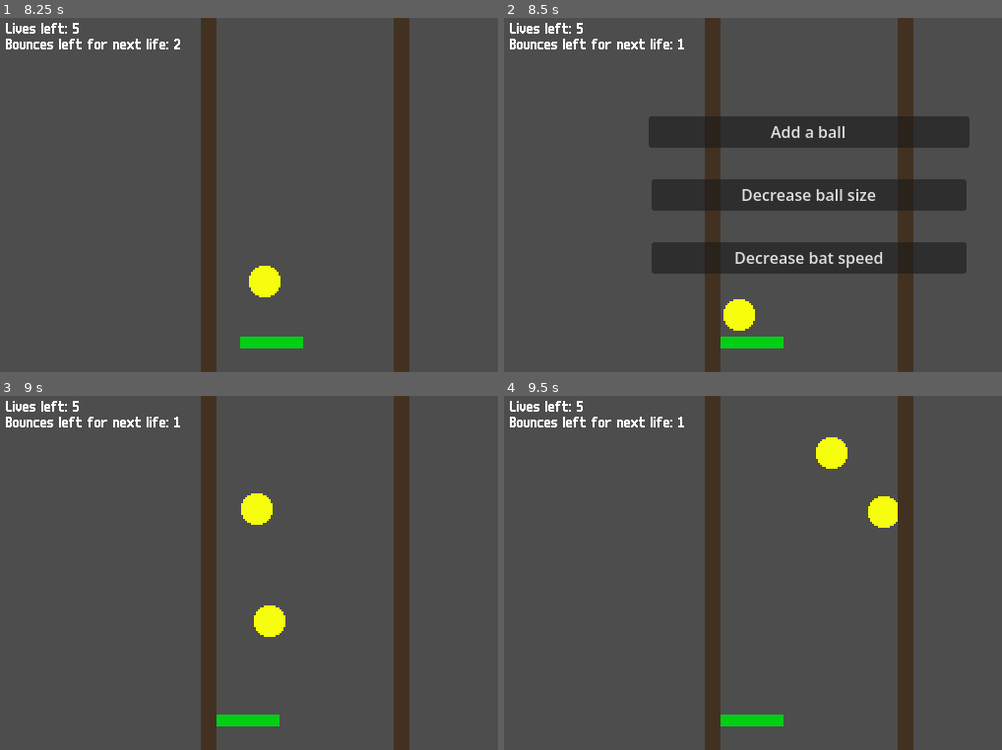
Above: before the commit, frames 1-4 (two rows, left to right).
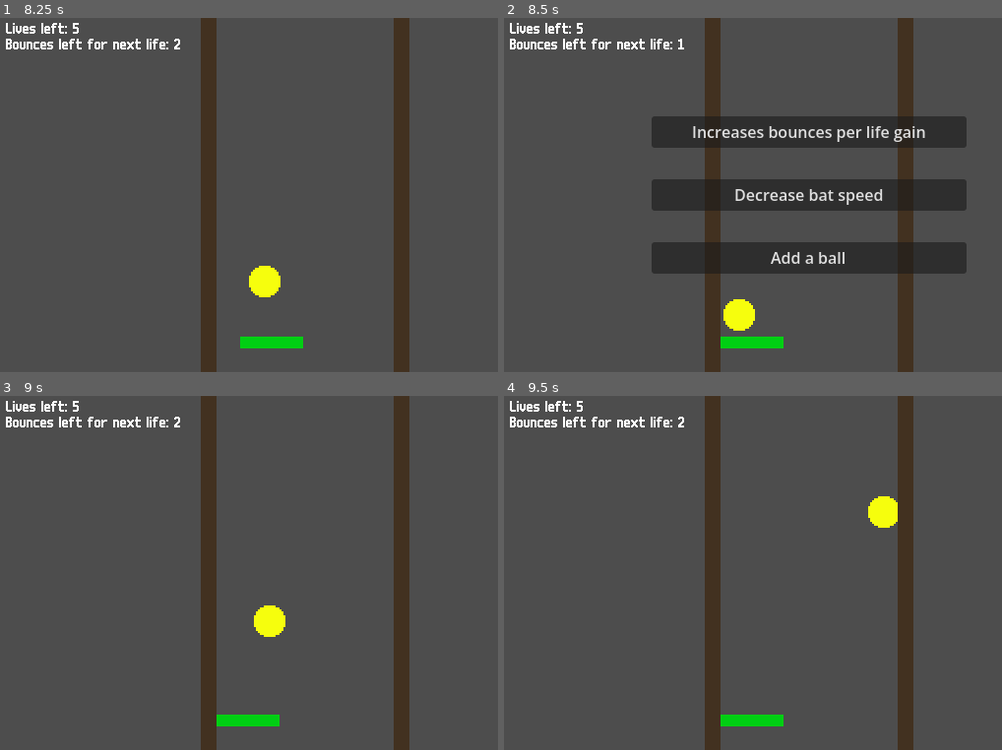
Above: after the commit, the same moments.

Repository: YannVeld/LD60
Game: Godot game, scene res://main.tscn
Same seed, same stepped clock (60 frames per second), same inputs: the game is played once before the commit and once after it.
Inputs:
- Up to frame 1 (8.25 s): tap Enter at 0.5 s; hold Right (move_right) 0.53-1.28 s; tap R (reroll) at 0.6, 8.1 s; hold Left (move_left) 1.28-2.03 s; tap 1 at 1.35 s; hold Right (move_right) 2.03-3.53 s; tap 2 at 2.1 s; tap 3 at 2.85 s; hold Left (move_left) 3.53-5.78 s; tap 4 at 3.6 s; tap 5 at 4.35 s; tap 6 at 5.1 s; hold Right (move_right) 5.78-8.03 s; tap 7 at 5.85 s; tap 8 at 6.6 s; tap 9 at 7.35 s; hold Left (move_left) from 8.03 s (still down)
- Up to frame 2 (8.5 s): keep holding Left (move_left)
- Up to frame 3 (9 s): release Left (move_left) at 8.75 s; click "Add a ball" (after the commit: "Increases bounces per life ga…") at 8.75 s
- Up to frame 4 (9.5 s): no input

Frame 1 is identical in both runs. In frame 2, 2.0% of the frame differs, in the area x 29-94%, y 27-71%; in frame 3, 0.5%; in frame 4, 0.5%.

Commit message:
Implemented some extra upgrades and small changes

Diff:
--- a/Scripts/game_properties.gd
+++ b/Scripts/game_properties.gd
@@ -140,3 +140,7 @@
 		if bounce_count_for_life_gain == value: return
 		bounce_count_for_life_gain = value
 		property_changed.emit("bounce_count_for_life_gain", value)
+func check_bounce_count_for_life_gain(value: int) -> bool:
+	if value <= 0: return false
+	if value > 6: return false
+	return true
--- a/Scripts/ui_manager.gd
+++ b/Scripts/ui_manager.gd
@@ -13,6 +13,7 @@
 	ballManager.out_of_bounds.connect(_on_out_of_bounds)
 	ballManager.bat_bounce.connect(_on_bat_bounce)
 	livesManager.reset_game.connect(_on_game_reset)
+	upgradeManager.upgrade_applied.connect(_on_upgrade_applied)
 
 func _on_out_of_bounds(out_of_bounds_count: int):
 	queue_redraw()
@@ -21,6 +22,9 @@
 	queue_redraw()
 
 func _on_game_reset():
+	queue_redraw()
+
+func _on_upgrade_applied():
 	queue_redraw()
 
 func _draw() -> void:
--- a/Scripts/upgrade_manager.gd
+++ b/Scripts/upgrade_manager.gd
@@ -5,6 +5,7 @@
 
 @export var possible_upgrades: Array[Upgrade] = []
 
+signal upgrade_applied
 var _upgrade_button := preload("res://Scenes/upgrade_button.tscn")
 
 var _previous_choice_bounce_count: int = 0
@@ -134,6 +135,7 @@
 	_upgrades[index].apply(gameProperties)
 	_roll_new_upgrades()
 	_close_upgrade_choice()
+	upgrade_applied.emit()
 
 func _close_upgrade_choice():
 	for _button: Button in _buttons:
--- /dev/null
+++ b/Upgrades/decrease_max_lives.tres
@@ -0,0 +1,10 @@
+[gd_resource type="Resource" script_class="Upgrade" format=3 uid="uid://de78c7ioffkux"]
+
+[ext_resource type="Script" uid="uid://2gq5mgmrcttn" path="res://Scripts/upgrade.gd" id="1_lv0yn"]
+
+[resource]
+script = ExtResource("1_lv0yn")
+property_name = "max_lives"
+value = -1.0
+description = "Decrease max lives"
+metadata/_custom_type_script = "uid://2gq5mgmrcttn"
--- /dev/null
+++ b/Upgrades/increase_bat_boost.tres
@@ -0,0 +1,10 @@
+[gd_resource type="Resource" script_class="Upgrade" format=3 uid="uid://cognj44vigmkg"]
+
+[ext_resource type="Script" uid="uid://2gq5mgmrcttn" path="res://Scripts/upgrade.gd" id="1_vh4r0"]
+
+[resource]
+script = ExtResource("1_vh4r0")
+property_name = "bat_boost"
+value = 100.0
+description = "Increase ball acceleration on bat"
+metadata/_custom_type_script = "uid://2gq5mgmrcttn"
--- /dev/null
+++ b/Upgrades/increase_bounce_count_for_life_gain.tres
@@ -0,0 +1,9 @@
+[gd_resource type="Resource" script_class="Upgrade" format=3 uid="uid://toycg2i38jjm"]
+
+[ext_resource type="Script" uid="uid://2gq5mgmrcttn" path="res://Scripts/upgrade.gd" id="1_ry1tn"]
+
+[resource]
+script = ExtResource("1_ry1tn")
+property_name = "bounce_count_for_life_gain"
+description = "Increases bounces per life gain"
+metadata/_custom_type_script = "uid://2gq5mgmrcttn"
--- a/main.tscn
+++ b/main.tscn
@@ -18,6 +18,9 @@
 [ext_resource type="Resource" uid="uid://g56ek58hu6mw" path="res://Upgrades/increase_ball_speed.tres" id="8_cegan"]
 [ext_resource type="Resource" uid="uid://dx5t73f8bnoe1" path="res://Upgrades/increase_wall_distance.tres" id="9_82xsv"]
 [ext_resource type="Resource" uid="uid://bfx5yvg0gwl7r" path="res://Upgrades/decrease_ball_size.tres" id="10_vivmo"]
+[ext_resource type="Resource" uid="uid://de78c7ioffkux" path="res://Upgrades/decrease_max_lives.tres" id="11_getpj"]
+[ext_resource type="Resource" uid="uid://cognj44vigmkg" path="res://Upgrades/increase_bat_boost.tres" id="14_ryguw"]
+[ext_resource type="Resource" uid="uid://toycg2i38jjm" path="res://Upgrades/increase_bounce_count_for_life_gain.tres" id="15_d13ii"]
 
 [sub_resource type="PhysicsMaterial" id="PhysicsMaterial_0xm2m"]
 friction = 0.0
@@ -58,7 +61,7 @@
 z_index = 1000
 script = ExtResource("1_5vw27")
 gameProperties = ExtResource("2_lquwl")
-possible_upgrades = Array[ExtResource("3_w48qg")]([ExtResource("4_vivmo"), ExtResource("5_2cqfq"), ExtResource("6_yaehf"), ExtResource("7_074og"), ExtResource("8_cegan"), ExtResource("9_82xsv"), ExtResource("10_vivmo")])
+possible_upgrades = Array[ExtResource("3_w48qg")]([ExtResource("4_vivmo"), ExtResource("10_vivmo"), ExtResource("5_2cqfq"), ExtResource("6_yaehf"), ExtResource("11_getpj"), ExtResource("7_074og"), ExtResource("8_cegan"), ExtResource("14_ryguw"), ExtResource("15_d13ii"), ExtResource("9_82xsv")])
 
 [node name="BallManager" type="Node2D" parent="." unique_id=1540103077]
 process_mode = 3
